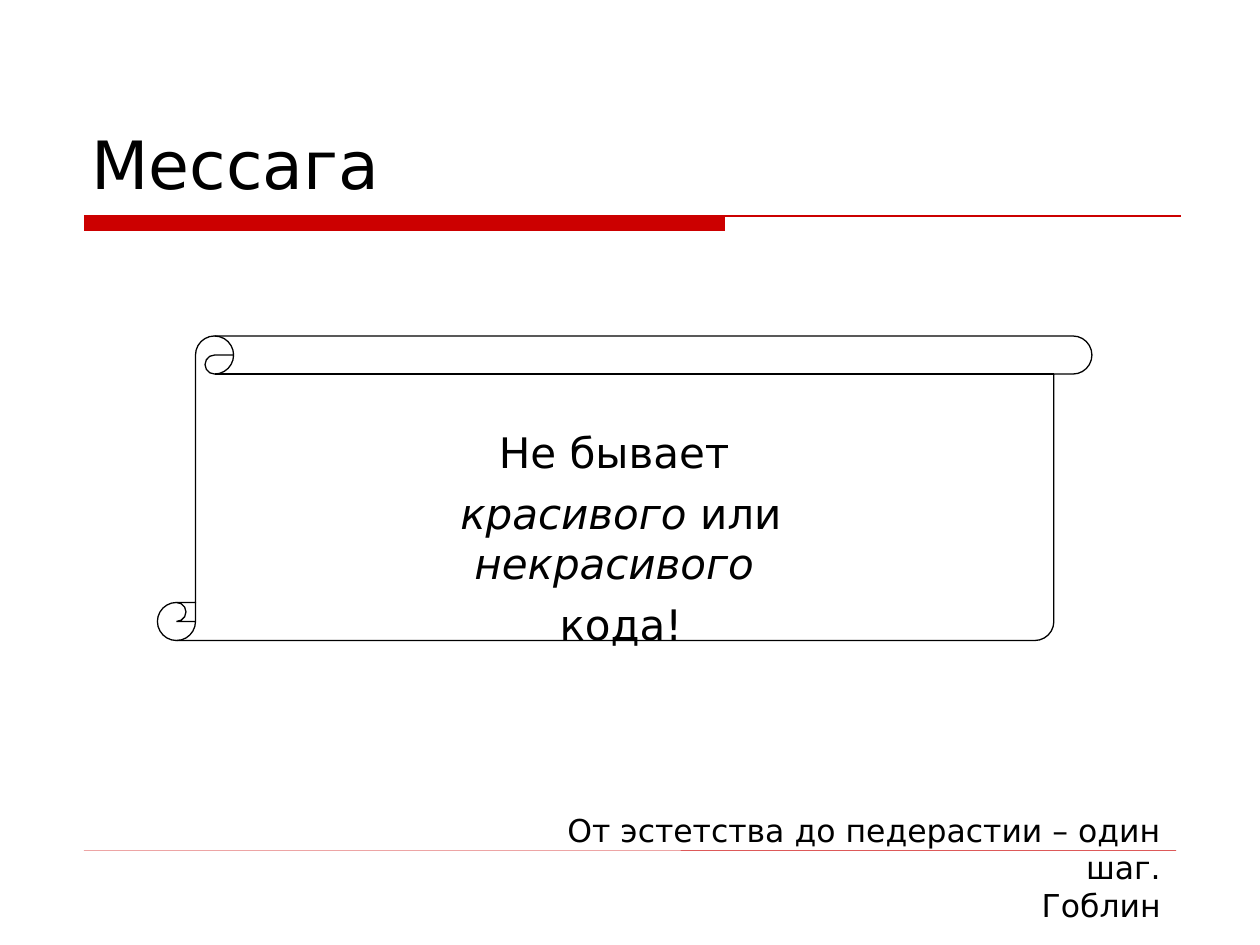
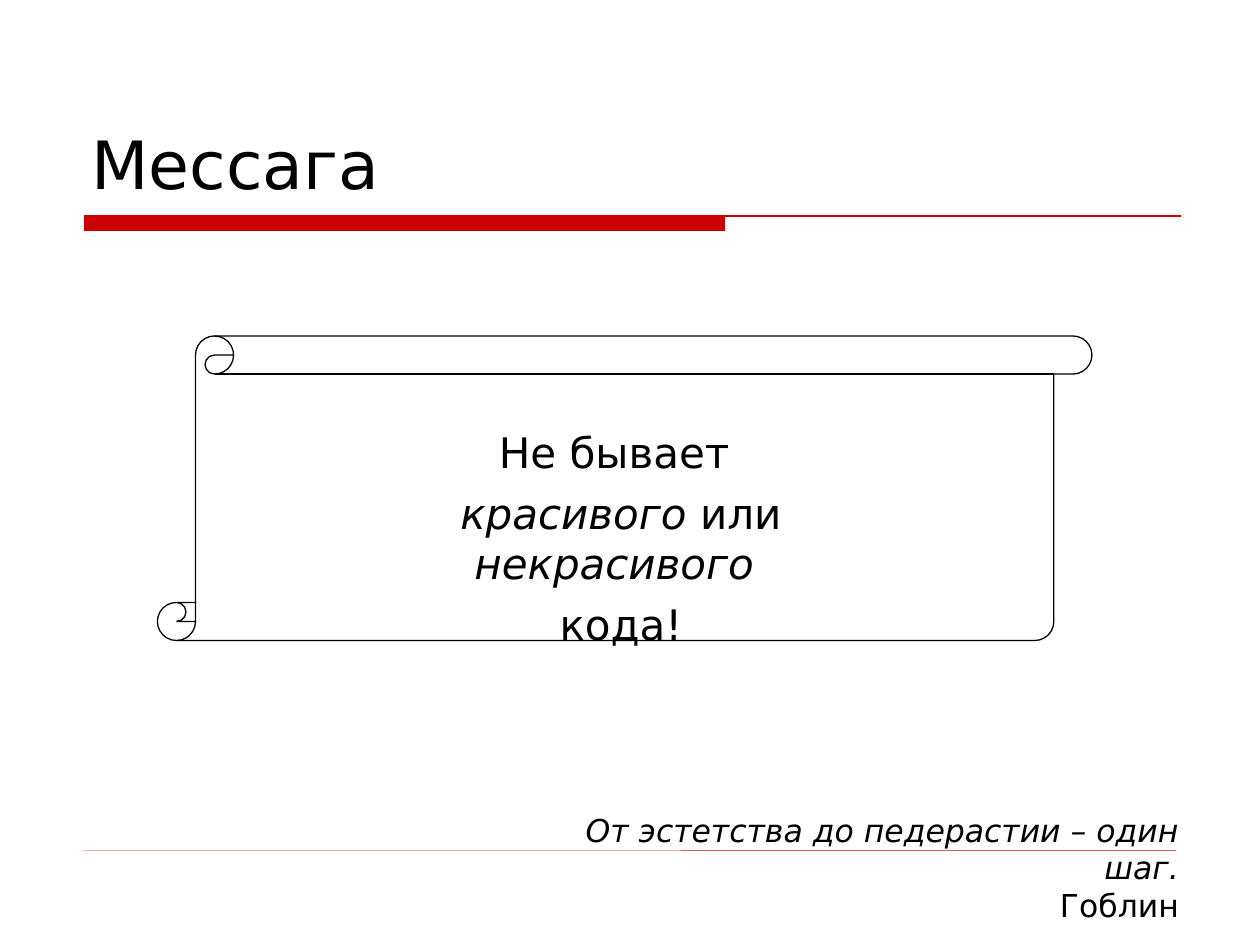
Before and after one commit to asolntsev/presentations, a slide deck: slide 28 of wtf-code/WTF_code.jug-lv.ru.ppt. Drawn at 1260x945 pixels with LibreOffice and Linux fonts; fonts in the diff are those of the drawing; background and template pictures are left out. Boxes give left, top, right and bottom in pixels: in the first picture for what was removed or moved away, otherwise in the second. Text is boxed around its words. In the diff, an @@ line names an element or a change of style, - is before the commit and + after.

```diff
--- a/wtf-code/WTF_code.jug-lv.ru.ppt
+++ b/wtf-code/WTF_code.jug-lv.ru.ppt
@@ text "От эстетства до педерастии – ...": place and size @@
-text "От эстетства до педерастии – ..." at [567,818,1161,918]
+text "От эстетства до педерастии – ..." at [586,818,1179,918]
@@ text at [586,818,1179,880]: italic on in "От эстетства до педерастии – один шаг." @@
```
Also in this commit, not shown: 4 other slides changed.
